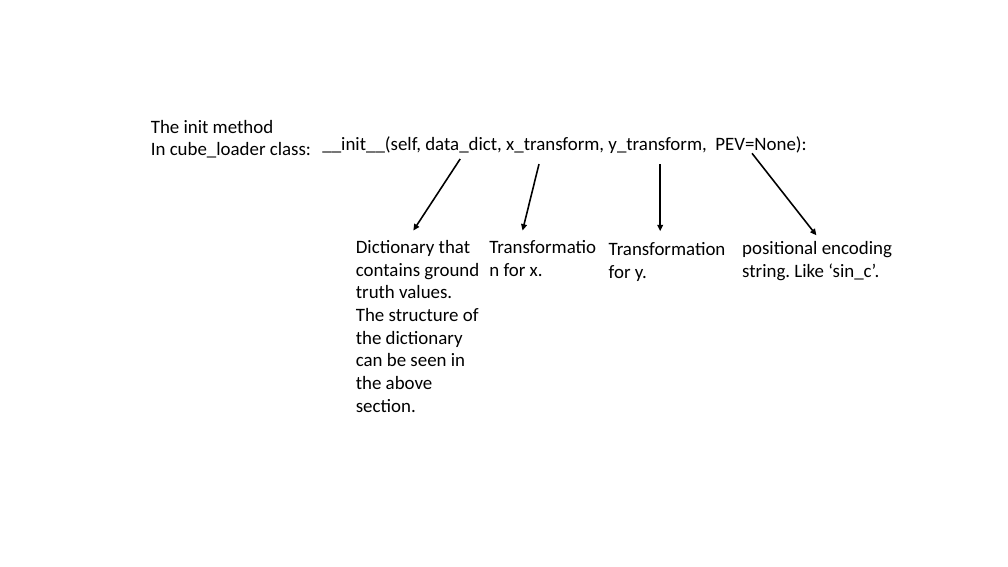
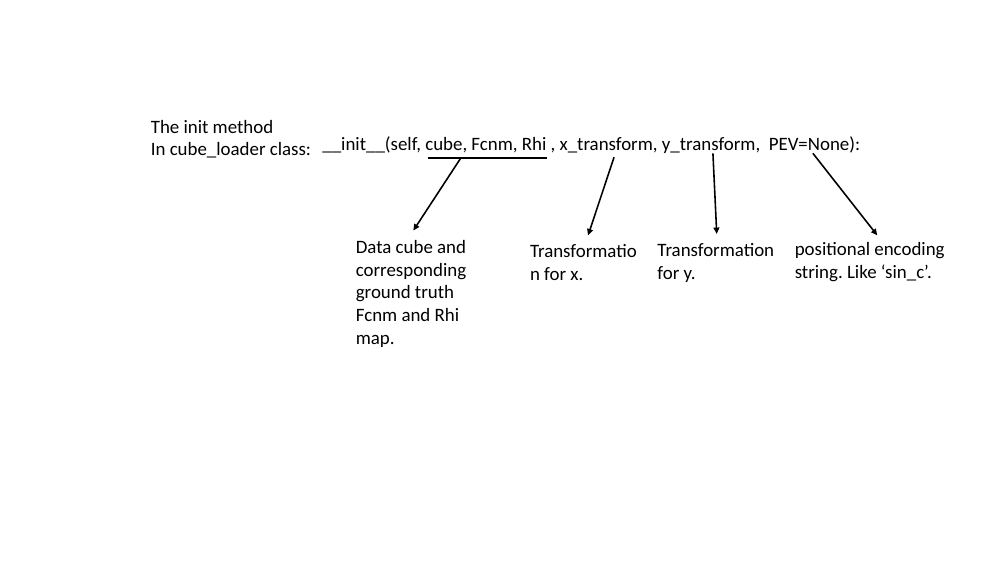
Before and after one commit to HaiyangTa/tano_signal, a slide deck: slide 7 of imgs/functions.pptx. Drawn at 1008x567 pixels with LibreOffice and Linux fonts; fonts in the diff are those of the drawing. Boxes give left, top, right and bottom in pixels: in the first picture for what was removed or moved away, otherwise in the second. Text is boxed around its words. In the diff, an @@ line names an element or a change of style, - is before the commit and + after.

```diff
--- a/imgs/functions.pptx
+++ b/imgs/functions.pptx
@@ text at [322, 136, 860, 155]: text changed @@
-__init__(self, data_dict, x_transform, y_transform, PEV=None):
+__init__(self, cube, Fcnm, Rhi , x_transform, y_transform, PEV=None):
@@ line added from (428, 158) to (547, 158), #000000 1.5 pt @@
@@ arrow moved from (539, 164) - (523, 231) to (614, 157) - (588, 235) @@
@@ arrow moved from (660, 164) - (660, 231) to (713, 154) - (717, 234) @@
@@ arrow moved from (752, 154) - (817, 235) to (813, 154) - (877, 235) @@
@@ text "Transformation for x." rewrapped from [504, 242, 726, 276] to [544, 267, 583, 280] @@
@@ text "Transformation for y." rewrapped from [609, 265, 647, 281] to [657, 243, 774, 282] @@
@@ text "positional encoding string. Like ‘sin_c’.": place and size @@
-text "positional encoding string. Like ‘sin_c’." at [742, 241, 892, 281]
+text "positional encoding string. Like ‘sin_c’." at [795, 242, 944, 282]
@@ text at [356, 240, 466, 347]: text changed @@
-Dictionary that contains ground truth values. The structure of the dictionary can be seen in the above section.
+Data cube and corresponding ground truth Fcnm and Rhi map.
```
Also in this commit, not shown: 6 other files.
